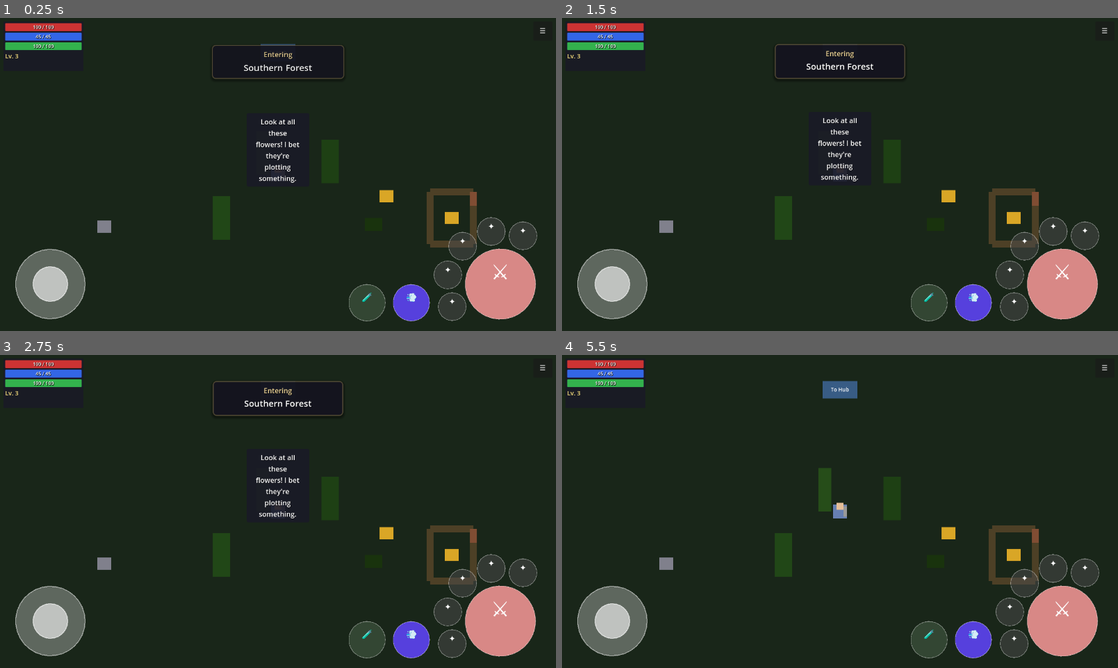
Above: before the commit, frames 1-4 (two rows, left to right).
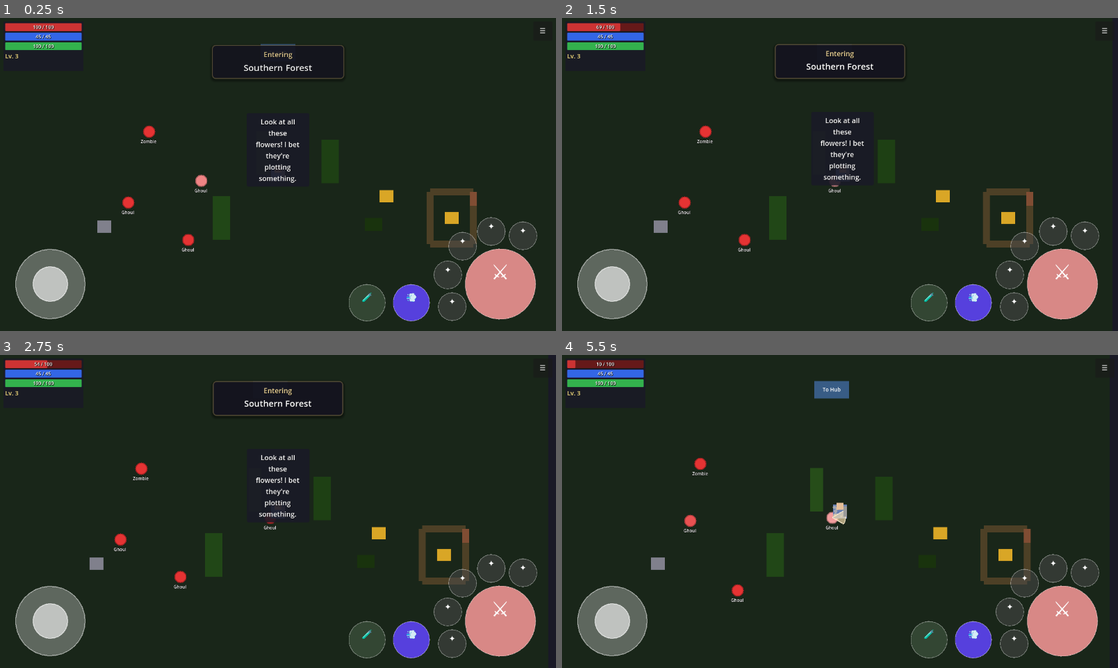
Above: after the commit, the same moments.

Repository: MatousHruska/MobileTestia
Game: Godot game, scene res://scenes/world/zone_forest.tscn
The game is run twice, just before and just after one commit, with the same random seed, the same clock (stepped at 60 frames per second) and the same inputs. This scene is started directly instead of the project's main scene.
Inputs (mouse positions are in pixels of both pictures, inside the frame that each line leads up to):
- Up to frame 1 (0.25 s): no input
- Up to frame 2 (1.5 s): click "☰" at 0.5 s; click "☰" at 1.25 s
- Up to frame 3 (2.75 s): click "☰" at 2 s
- Up to frame 4 (5.5 s): tap Enter (ui_accept) at 2.75, 3.02 s; move the mouse to (962, 495) at 2.77 s; click (962, 495) at 2.92 s; drag from (728, 527) to (951, 533) at 3.52 s; move the mouse to (895, 442) at 4.27 s; click (895, 442) at 4.42 s; drag from (812, 574) to (667, 564) at 5.02 s

The runs differ from the first frame. In frame 1, 0.4% of the frame differs, in the area x 21-38%, y 34-75%; in frame 2, 2.3%; in frame 3, 2.4%; in frame 4, 3.3%, in the area x 2-86%, y 1-79%.
Error before the commit: Parse Error: Identifier "InventoryManager" not declared in the current scope. (res://scripts/npc/enemy_npc.gd:302)

Commit message:
Fix InventoryManager -> Inventory autoload name in enemy_npc.gd

Diff:
--- a/scripts/npc/enemy_npc.gd
+++ b/scripts/npc/enemy_npc.gd
@@ -299,8 +299,8 @@
 	if area.is_in_group("player_attack"):
 		# TODO: Implement proper damage formula with weapon damage
 		# For now, use weapon damage from equipped weapon + attack power
-		var weapon_dmg := InventoryManager.get_equipped_weapon_damage()
-		var total_damage := weapon_dmg + PlayerStats.attack_power
+		var weapon_dmg: float = Inventory.get_equipped_weapon_damage()
+		var total_damage: float = weapon_dmg + PlayerStats.attack_power
 		var damage := _calculate_incoming_damage(total_damage)
 		take_damage(damage, Game.player)
 
